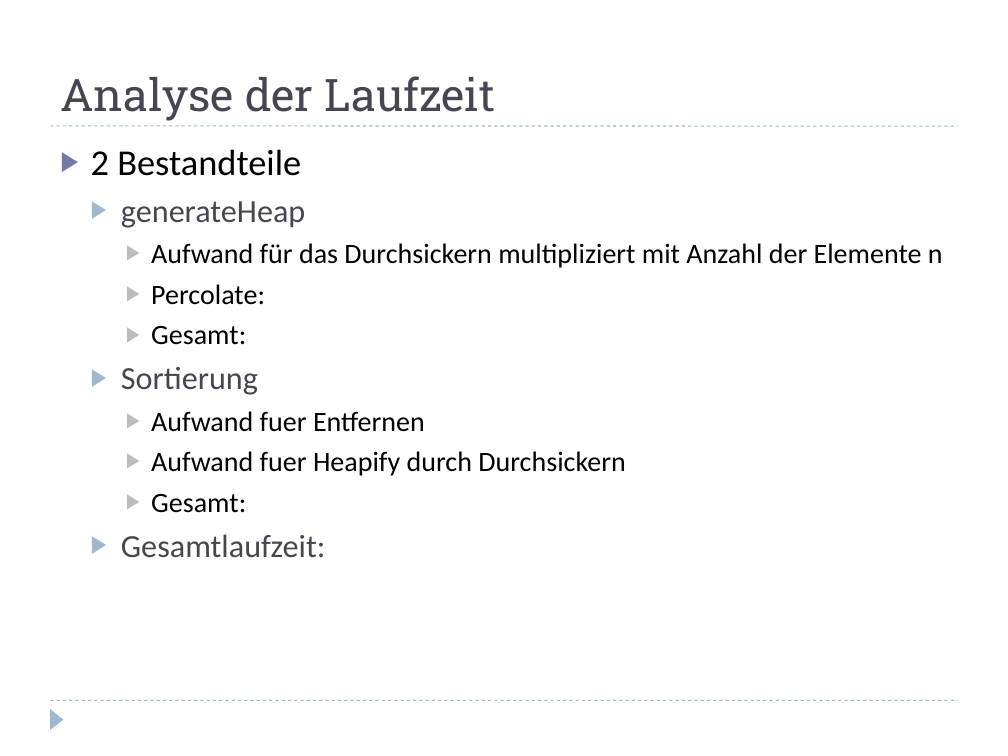
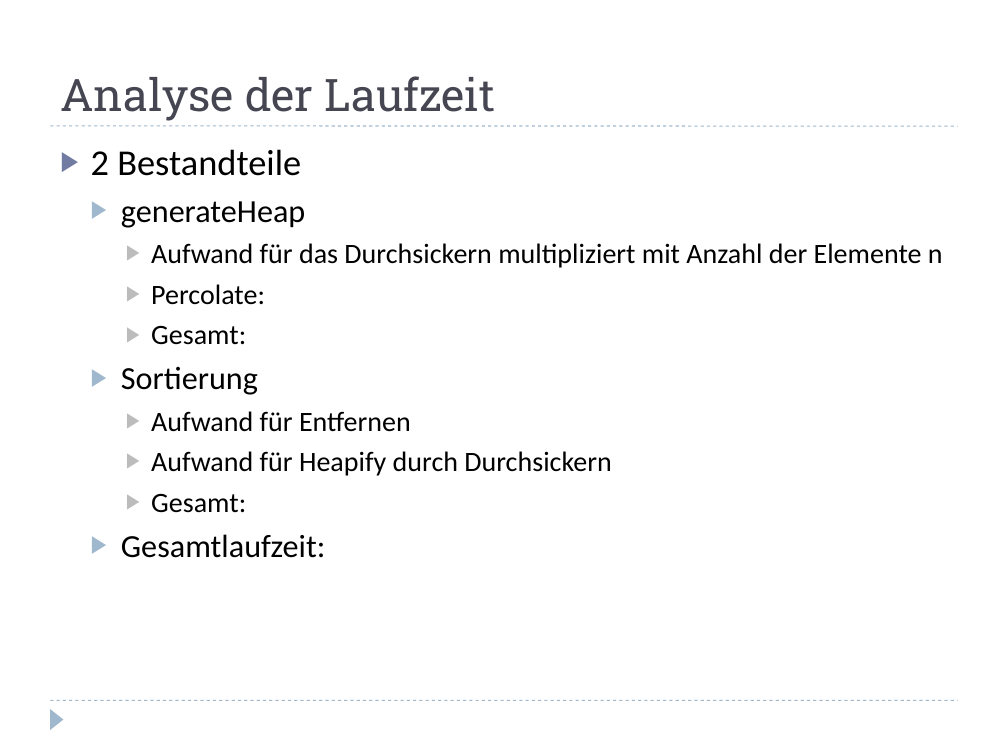
Before and after one commit to hienng/Heapsort, a slide deck: slide 27 of Sortieren mit Halde.odp (slide 16 before the commit). Drawn at 1008x756 pixels with LibreOffice and Linux fonts; fonts in the diff are those of the drawing. Boxes give left, top, right and bottom in pixels: in the first picture for what was removed or moved away, otherwise in the second. Text is boxed around its words. In the diff, an @@ line names an element or a change of style, - is before the commit and + after.

```diff
--- a/Sortieren mit Halde.odp
+++ b/Sortieren mit Halde.odp
@@ text at (x1=121, y1=201, x2=325, y2=558): text colour #464653 to #000000 in "generateHeap", "Sortierung", "Gesamtlaufzeit:" @@
@@ text at (x1=151, y1=411, x2=611, y2=476): text changed @@
-    ▶ Aufwand fuer Entfernen
-    ▶ Aufwand fuer Heapify durch Durchsickern
+    ▶ Aufwand für Entfernen
+    ▶ Aufwand für Heapify durch Durchsickern
```
Also in this commit, not shown: 13 other slides changed, 12 slides added, 2 other files.
